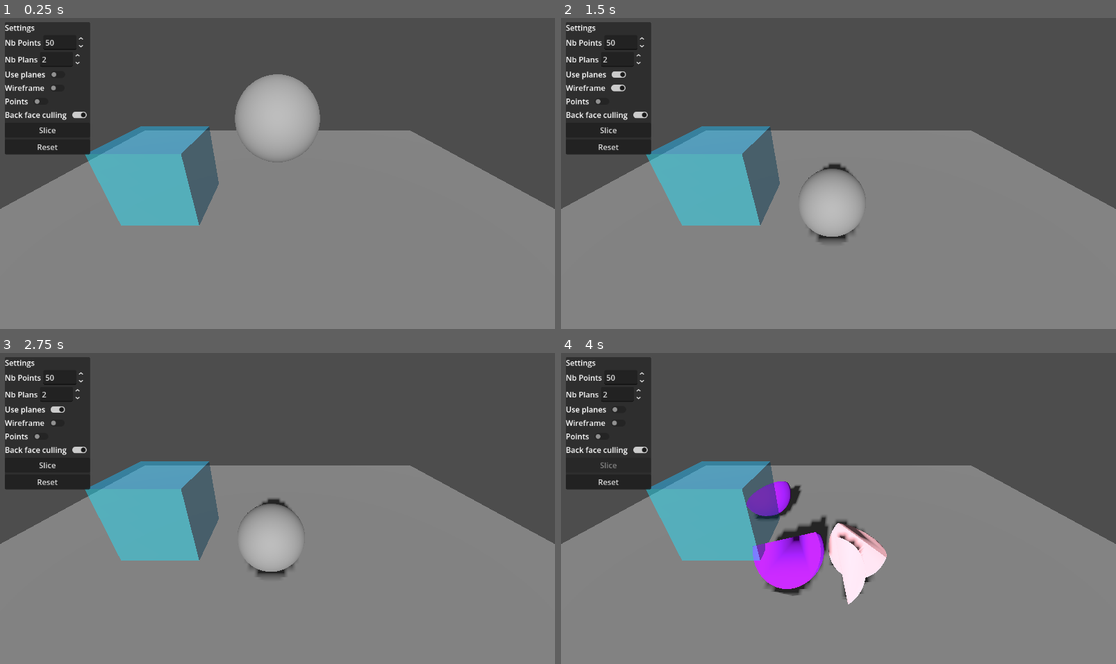
Above: before the commit, frames 1-4 (two rows, left to right).
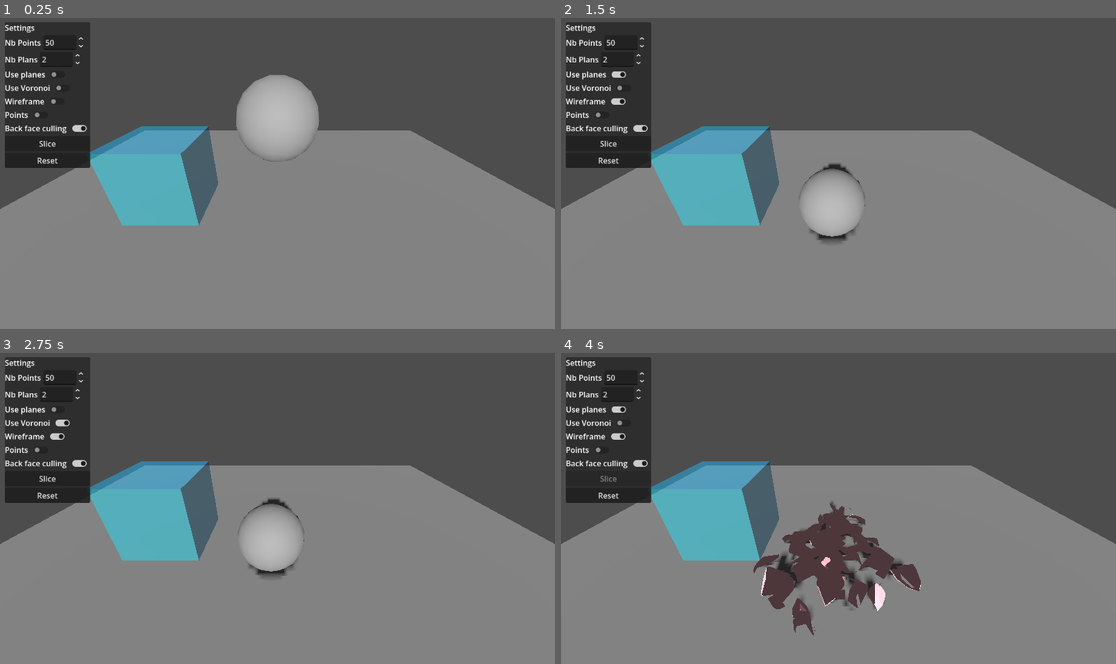
Above: after the commit, the same moments.

Repository: Rashnain/TER-2026
Game: Godot game, scene res://scenes/test.tscn
Same seed, same stepped clock (60 frames per second), same inputs: the game is played once before the commit and once after it.
Inputs (mouse positions are in pixels of both pictures, inside the frame that each line leads up to; where the layout moved, square brackets give the same spot in the first picture):
- Up to frame 1 (0.25 s): no input
- Up to frame 2 (1.5 s): click (616, 73) at 0.5 s; click (616, 101) [616, 89] at 1.25 s
- Up to frame 3 (2.75 s): click (61, 424) at 2.02 s
- Up to frame 4 (4 s): click "Slice" at 2.75 s; click (616, 408) at 3.5 s

The runs differ from the first frame. In frame 1, 1.5% of the frame differs, in the area x 0-58%, y 18-67%; in frame 2, 1.5%; in frame 3, 1.5%; in frame 4, 8.1%, in the area x 0-65%, y 17-91%.

Commit message:
add voronoi slicing to interface

Diff:
--- a/projet/ter/scenes/test.tscn
+++ b/projet/ter/scenes/test.tscn
@@ -11,6 +11,8 @@
 size = Vector2(5, 5)
 
 [sub_resource type="SphereMesh" id="SphereMesh_errlg"]
+radial_segments = 16
+rings = 8
 
 [sub_resource type="BoxShape3D" id="BoxShape3D_iyx0m"]
 
@@ -116,6 +118,7 @@
 unique_name_in_owner = true
 layout_mode = 2
 min_value = 2.0
+max_value = 999.0
 value = 50.0
 
 [node name="HBoxContainer2" type="HBoxContainer" parent="CanvasLayer/Control/PanelContainer/VBoxContainer" unique_id=2044941622]
@@ -143,6 +146,16 @@
 unique_name_in_owner = true
 layout_mode = 2
 
+[node name="HBoxContainer7" type="HBoxContainer" parent="CanvasLayer/Control/PanelContainer/VBoxContainer" unique_id=290674071]
+layout_mode = 2
+
+[node name="Label" type="Label" parent="CanvasLayer/Control/PanelContainer/VBoxContainer/HBoxContainer7" unique_id=1154249025]
+layout_mode = 2
+text = "Use Voronoi"
+
+[node name="UseVoronoiButton" type="CheckButton" parent="CanvasLayer/Control/PanelContainer/VBoxContainer/HBoxContainer7" unique_id=595001762]
+layout_mode = 2
+
 [node name="HBoxContainer3" type="HBoxContainer" parent="CanvasLayer/Control/PanelContainer/VBoxContainer" unique_id=1092337495]
 layout_mode = 2
 
@@ -185,6 +198,7 @@
 text = "Reset"
 
 [connection signal="toggled" from="CanvasLayer/Control/PanelContainer/VBoxContainer/HBoxContainer5/UsePlanesButton" to="." method="_on_use_planes_toggled"]
+[connection signal="toggled" from="CanvasLayer/Control/PanelContainer/VBoxContainer/HBoxContainer7/UseVoronoiButton" to="." method="_on_use_voronoi_button_toggled"]
 [connection signal="toggled" from="CanvasLayer/Control/PanelContainer/VBoxContainer/HBoxContainer3/CheckButton" to="." method="_on_wireframe_toggled"]
 [connection signal="toggled" from="CanvasLayer/Control/PanelContainer/VBoxContainer/HBoxContainer6/CheckButton" to="." method="_on_points_toggled"]
 [connection signal="toggled" from="CanvasLayer/Control/PanelContainer/VBoxContainer/HBoxContainer4/CheckButton" to="." method="_on_back_face_culling_toggled"]
--- a/projet/ter/scripts/slicer.gd
+++ b/projet/ter/scripts/slicer.gd
@@ -13,13 +13,16 @@
 @onready var points_spin: SpinBox = %PointsSpinBox
 @onready var depth_spin: SpinBox = %DepthSpinBox
 @onready var use_planes_button: CheckButton = %UsePlanesButton
+@onready var use_voronoi_button: CheckButton = $CanvasLayer/Control/PanelContainer/VBoxContainer/HBoxContainer7/UseVoronoiButton
 
 var original_mesh_instance: MeshInstance3D
 var voronoi_fracture: VoronoiFracture
 var dt: DelaunayTetrahedralization3D
+var vd: VoronoiDiagram3D
 var tetrahedralization_debug_mesh: Node3D
 var voronoi_diagram_debug_mesh: Node3D
 var use_planes: bool
+var use_voronoi: bool
 var clip_tetrahedron: PackedVector3Array
 var clip_indices: Array[int]
 
@@ -32,6 +35,7 @@
 func _ready():
 	voronoi_fracture = VoronoiFracture.new()
 	dt = DelaunayTetrahedralization3D.new()
+	vd = VoronoiDiagram3D.new()
 	add_child(voronoi_fracture)
 	original_mesh_instance = mesh_to_cut.get_node("MeshInstance3D")
 
@@ -87,6 +91,8 @@
 	use_planes = toggled_on
 	mesh_slicer.use_planes = use_planes
 	piece_creator.use_planes = use_planes
+	if toggled_on and use_voronoi_button.button_pressed:
+		use_voronoi_button.button_pressed = false
 
 func _on_slice_button_pressed():
 	var start := Time.get_ticks_msec()
@@ -111,14 +117,33 @@
 		print("violations = ", nb_violations)
 	visualizer.show_tetrahedralization2(dt, points_node)
 	visualizer.show_points_3d(dt.get_circumcenters(), dt.color_cc, points_node)
+	vd.build(dt, aabb)
+	#var cell = vd.cells[0]
+	#var offset := 0
+	#var new_clip_vertices : Array[Vector3] = []
+	#var new_clip_indices : Array[int] = []
+	#for face in cell.faces:
+		#var vertices_count := 0
+		#for v in face.vertices:
+			#new_clip_vertices.append(v)
+			#if vertices_count > 1:
+				#new_clip_indices.append(offset)
+				#new_clip_indices.append(offset + vertices_count-1)
+				#new_clip_indices.append(offset + vertices_count)
+			#vertices_count += 1
+		#offset += vertices_count
+	#mesh_slicer.clip_tetrahedron = new_clip_vertices
+	#mesh_slicer.clip_indices = new_clip_indices
 	#visualizer.show_tetrahedralization(voronoi_points, voronoi_fracture, self)
 
 	var delta := Time.get_ticks_msec() - start
 	print("avant slice_object = ", delta, " ms")
 	start = Time.get_ticks_msec()
-	mesh_slicer.slice_object(original_mesh_instance, voronoi_points, depth, piece_creator)
+	mesh_slicer.voronoi_slicing(original_mesh_instance, vd, piece_creator)
 	delta = Time.get_ticks_msec() - start
 	print("slice_object = ", delta, " ms")
+	visualizer.show_voronoi_dual(vd, points_node)
+	visualizer.show_aabb_points(aabb, points_node)
 	slice_button.disabled = true
 
 func _on_reset_button_pressed():
@@ -142,7 +167,11 @@
 		if piece.name != "points":
 			piece.queue_free()
 
-
 func _on_points_toggled(toggled_on: bool) -> void:
 	visualizer.points_node.visible = toggled_on
 	visualizer.points_node2.visible = toggled_on
+
+func _on_use_voronoi_button_toggled(toggled_on: bool) -> void:
+	use_voronoi = toggled_on
+	if toggled_on and use_planes_button.button_pressed:
+		use_planes_button.button_pressed = false
